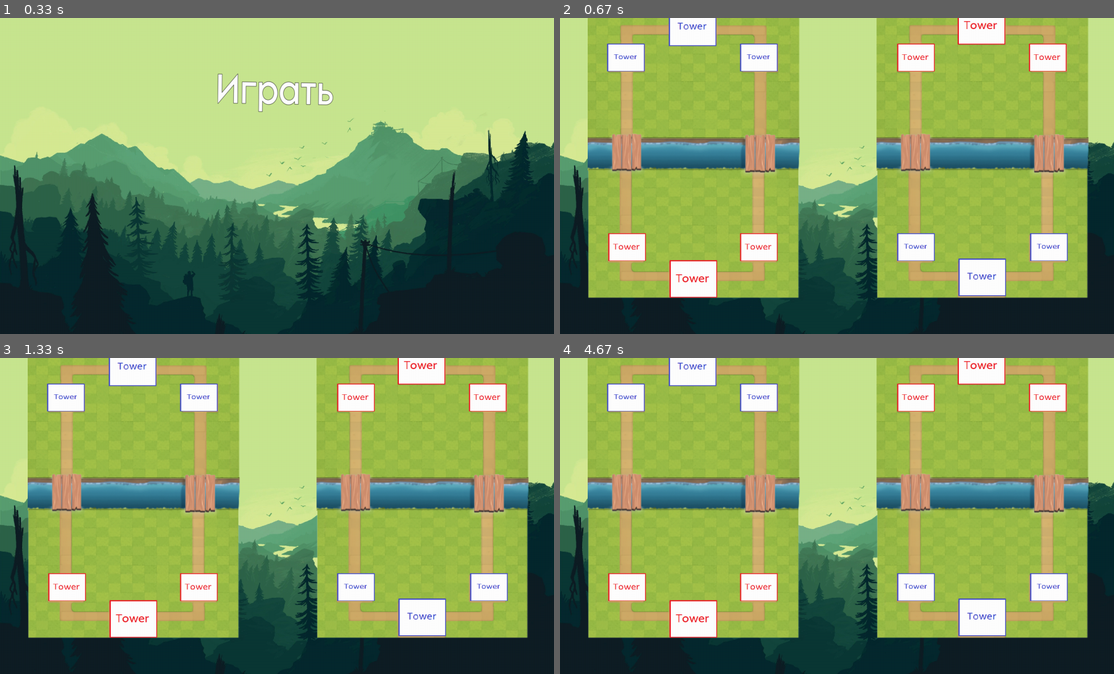
Above: before the commit, frames 1-4 (two rows, left to right).
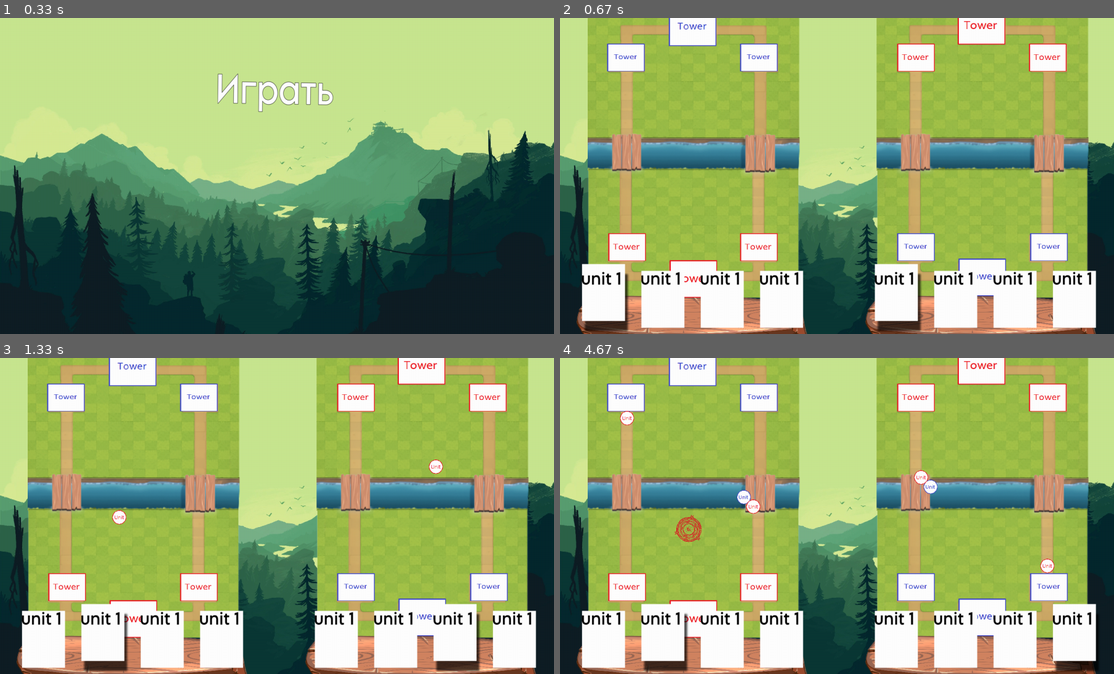
Above: after the commit, the same moments.

Repository: amenshekow/PygameProject
Game: pygame game, started from app.py
The game is run twice, just before and just after one commit, with the same random seed, the same clock (stepped at 60 frames per second) and the same inputs.
Inputs (mouse positions are in pixels of both pictures, inside the frame that each line leads up to):
- Up to frame 1 (0.33 s): no input
- Up to frame 2 (0.67 s): press the mouse at (837, 90) at 0.37 s; move the mouse to (770, 134) at 0.47 s; release the mouse at (704, 179) at 0.6 s
- Up to frame 3 (1.33 s): hold W 0.67-1.13 s; hold Right 0.67-1.13 s; move the mouse to (105, 468) at 0.7 s; hold E from 1.17 s (still down); hold Right from 1.17 s (still down); hold D from 1.17 s (still down); move the mouse to (481, 626) at 1.2 s
- Up to frame 4 (4.67 s): release E at 1.63 s; release Right at 1.63 s; release D at 1.63 s; hold Right 1.67-2.13 s; hold D 1.67-2.13 s; move the mouse to (848, 408) at 1.7 s; tap E at 1.82, 3.65 s; hold Up 2.17-2.47 s; hold W 2.17-2.47 s; move the mouse to (842, 550) at 2.2 s; hold Right Shift 2.5-2.97 s; hold Right 2.5-2.97 s; hold D 2.5-2.97 s; move the mouse to (1047, 636) at 2.53 s; hold Right 3-3.47 s; hold D 3-3.47 s; move the mouse to (748, 411) at 3.03 s; tap Right Ctrl at 3.07, 3.37, 3.57, 3.87, 4.13, 4.43, 4.57 s; hold Left 3.5-4.03 s; hold A 3.5-4.03 s; move the mouse to (626, 446) at 3.53 s; hold Left 4.07-4.47 s; hold A 4.07-4.47 s; move the mouse to (654, 547) at 4.1 s; tap Right Shift at 4.22 s; hold Up from 4.5 s (still down); hold W from 4.5 s (still down); move the mouse to (1030, 576) at 4.53 s

Frame 1 is identical in both runs. In frame 2, 15% of the frame differs, in the area x 3-97%, y 77-100%; in frame 3, 15%; in frame 4, 15%, in the area x 3-97%, y 16-100%.

Commit message:
Появление юнитов на поле

Diff:
--- a/app.py
+++ b/app.py
@@ -31,7 +31,7 @@
     return width - pos[0] + 2, height - pos[1] - 120
 
 
-#Задний фон игры
+# Задний фон игры
 class Back(pygame.sprite.Sprite):
     image = load_image("forest.jpg")
     image = pygame.transform.scale(image, (width, height))
@@ -43,12 +43,12 @@
         self.rect.y = 0
 
 
-#Класс поля игры
+# Класс поля игры
 class Field(pygame.sprite.Sprite):
     image = load_image("field1.png")
     image = pygame.transform.scale(image, (width // 2 - 160, (width // 2 - 160) * 2 - 100))
 
-    #Инициализация поля
+    # Инициализация поля
     def __init__(self, *group):
         super().__init__(*group)
         self.image = Field.image
@@ -56,6 +56,7 @@
         self.rect.x = 60
         self.rect.y = -160
         self.user = 1
+
 
     #Выбор поля игрока (user = 1 или 2)
     def number(self, user):
@@ -71,7 +72,19 @@
             raise Exception("Введен неверный номер игрового поля")
 
 
-#Класс надписей в главном меня
+class Deck(pygame.sprite.Sprite):
+    image = load_image("desk.png")
+    image = pygame.transform.scale(image, (width // 2 - 100, 150))
+    def __init__(self, pos, *group):
+        super().__init__(*group)
+        self.image = Deck.image
+        self.rect = self.image.get_rect()
+        self.rect.x = pos[0]
+        self.rect.y = pos[1]
+
+
+
+# Класс надписей в главном меня
 class Interactive(pygame.sprite.Sprite):
     #Инициализация класса, где title это название файла с изображением текста
     #Файлы должны быть в виде name.png и name1.png(name - обычный, name1 - при выборе)
@@ -92,12 +105,10 @@
         if args and args[0].type == pygame.MOUSEMOTION \
                 and self.rect.collidepoint(args[0].pos) and self.sost == 1:
             image = load_image(self.title + "1.png")
-            print(self.title + "1.png")
             self.image = image
             self.sost = 2
         if args and args[0].type == pygame.MOUSEMOTION \
                 and not self.rect.collidepoint(args[0].pos) and self.sost == 2:
-            print("bb")
             image = load_image(self.title + ".png")
             self.image = image
             self.sost = 1
@@ -108,8 +119,44 @@
             return True
 
 
+# класс карт внизу для выбора
+class Card(Interactive):
+    def __init__(self, title, coord, *group):
+        super().__init__(title, coord, *group)
+        self.sost = 0
+        self.pos = coord
+    def upd(self):
+        if self.sost == 0:
+            image = load_image(self.title + ".png")
+            self.image = image
+        else:
+            image = load_image(self.title + "1.png")
+            self.image = image
+
+    # value = 1, если карта выбрана игроком, 0 иначе
+    def new_value(self, value):
+        self.sost = value
+        self.upd()
+
+
+class Circl(pygame.sprite.Sprite):
+    image = load_image("circle.png")
+    image = pygame.transform.scale(image, (70, 70))
+    def __init__(self, coord, *group):
+        super().__init__(*group)
+        self.image = Circl.image
+        self.rect = self.image.get_rect()
+        self.rect.x = coord[0]
+        self.rect.y = coord[1]
+    def replace(self,coord):
+        self.rect.x = coord[0]
+        self.rect.y = coord[1]
+
+    def get_coord(self):
+        return (self.rect.x, self.rect.y)
+
+
 # Базовый класс для юнитов
-
 class Unit(pygame.sprite.Sprite):
     def __init__(self, size, pos, image_p, attack_r, visual_r, power, hp, speed, units_sprites, user):
         super().__init__(units_sprites)
@@ -256,22 +303,7 @@
         self.user = user
 
 
-#Класс доски на которой отоброжаются игровые юниты
-class Deck(pygame.sprite.Sprite):
-    def __init__(self, *group):
-        super().__init__(*group)
-        self.image = image = load_image("forest.jpg")
-        image = pygame.transform.scale(image, (width, height))
-        self.rect = self.image.get_rect()
-        self.rect.x = 60
-        self.rect.y = -150
-        self.user = 1
-
-
-
-
-
-#Главное меню игры
+# Главное меню игры
 def menu():
     all_sprites = pygame.sprite.Group()
     a = Back()
@@ -300,8 +332,10 @@
 def game():
     all_sprites = pygame.sprite.Group()
     units_sprites = pygame.sprite.Group()
-    a = Back()
-    all_sprites.add(a)
+    cards_sprites = pygame.sprite.Group()
+    circleses = pygame.sprite.Group() # Класс с кругами при выставлении юнита
+    back = Back()
+    all_sprites.add(back)
     user1 = Field()
     user2 = Field()
     user1.number(1)
@@ -310,45 +344,124 @@
     all_sprites.add(user1)
     all_sprites.add(user2)
 
+    all_sprites.add(Deck((30, 690)))
+    all_sprites.add(Deck((760, 690)))
+
     # Башни 1 поля (1 и 2 игрок)
-
     all_sprites.add(Tower((169, 580), units_sprites, 1))
     all_sprites.add(Tower((502, 580), units_sprites, 1))
     all_sprites.add(Tower((337, 660), units_sprites, 1, size=(120, 95)))
-
+    # Башни 2 поля (1 и 2 игрок)
     all_sprites.add(Tower((166, 100), units_sprites, 2, image_for_test='Test_tower_2.png'))
     all_sprites.add(Tower((502, 100), units_sprites, 2, image_for_test='Test_tower_2.png'))
     all_sprites.add(Tower((335, 23), units_sprites, 2, image_for_test='Test_tower_2.png', size=(120, 95)))
 
-    # Башни 2 поля (1 и 2 игрок)
-
+    # Карты первого игрока(управление WASD)
+    cards1 = [Card("card_unit", (-40, 545)), Card("card_unit", (110, 545)), Card("card_unit", (260, 545)), Card("card_unit", (410, 545))]
+    cards1[0].new_value(1)
+    for el in cards1:
+        cards_sprites.add(el)
+
+    # Карты второго игрока(управление стрелками)
+    cards2 = [Card("card_unit", (700, 545)), Card("card_unit", (850, 545)), Card("card_unit", (1000, 545)), Card("card_unit", (1150, 545))]
+    cards2[0].new_value(1)
+    for el in cards2:
+        cards_sprites.add(el)
+
+    # Счетчик выбраной карты у игрока 1 и игрока 2
+    card_number2 = 0
+    card_number1 = 0
+    #Состояние игрока(0 - выбор карты, 1 - выставление карты)
+    stage1 = 0
+    stage2 = 0
+    #УПРАВЛЕНИЕ В ИГРЕ НА WASD И СТРЕЛКИ. ПЕРЕМЕЩЕНИЕ МЕЖДУ КАРТАМИ ЭТО НАЖАНИЕ ВЛЕВО ВПРАВО, ВВЕРХ - ВЫБОР КАРТЫ. ОТМЕНА ДЕЙСТВИЯ Q ИЛИ ПРАВЫЙ КОНТРОЛ. ВЫСТАВЛЕНИЕ E ИЛИ ПРАВЫЙ ШИФТ
     running = True
     while running:
         for event in pygame.event.get():
             if event.type == pygame.QUIT:
                 running = False
-            if event.type == pygame.MOUSEBUTTONDOWN:
-                print(event.pos)
-                # Для тестов: ЛКМ - спавн юнита игрока 1, ПКМ - юнита игрока 2
-                # Создание сначала оригинального юнита, затем его клона на другом поле
-                if event.button == 1:
-                    all_sprites.add(Melee(event.pos, 1, 100, 10, 10, 2, units_sprites, 1))
-                elif event.button == 3:
-                    all_sprites.add(Melee(invert(event.pos), 1, 100, 10, 10, 2, units_sprites, 2, image_for_test='Test_unit_2.png'))
+
+            if event.type == pygame.KEYDOWN:
+                if stage1 == 0:
+                    if event.key == pygame.K_RIGHT:
+                        cards2[card_number2 % 4].new_value(0)
+                        card_number2 += 1
+                        cards2[card_number2 % 4].new_value(1)
+                    if event.key == pygame.K_LEFT:
+                        cards2[card_number2 % 4].new_value(0)
+                        card_number2 -= 1
+                        cards2[card_number2 % 4].new_value(1)
+                    if event.key == pygame.K_UP:
+                        stage1 = 1
+                        circle1 = Circl((1029, 464))
+                        circleses.add(circle1)
+
+                if stage2 == 0:
+                    if event.key == pygame.K_a:
+                        cards1[card_number1 % 4].new_value(0)
+                        card_number1 -= 1
+                        cards1[card_number1 % 4].new_value(1)
+                    if event.key == pygame.K_d:
+                        cards1[card_number1 % 4].new_value(0)
+                        card_number1 += 1
+                        cards1[card_number1 % 4].new_value(1)
+                    if event.key == pygame.K_w:
+                        stage2 = 1
+                        circle2 = Circl((288, 459))
+                        circleses.add(circle2)
+
+            if stage1 == 1:
+                keys = pygame.key.get_pressed()
+                if keys[pygame.K_LEFT]:
+                    pos = circle1.get_coord()
+                    circle1.replace((max(pos[0] - 7, 795), pos[1]))
+                if keys[pygame.K_RIGHT]:
+                    pos = circle1.get_coord()
+                    circle1.replace((min(pos[0] + 7, 1255), pos[1]))
+                if keys[pygame.K_UP]:
+                    pos = circle1.get_coord()
+                    circle1.replace((pos[0], max(pos[1] - 7, 379)))
+                if keys[pygame.K_DOWN]:
+                    pos = circle1.get_coord()
+                    circle1.replace((pos[0], min(pos[1] + 7, 650)))
+                if keys[pygame.K_RCTRL]:
+                    stage1 = 0
+                    circleses.remove(circle1)
+                if keys[pygame.K_RSHIFT]:
+                    stage1 = 0
+                    circleses.remove(circle1)
+                    pos = circle1.get_coord()
+                    all_sprites.add(Melee(invert((pos[0] + 25, pos[1] + 25)), 1, 100, 10, 10, 2, units_sprites, 2, image_for_test='Test_unit_2.png'))
+
+            if stage2 == 1:
+                keys = pygame.key.get_pressed()
+                if keys[pygame.K_a]:
+                    pos = circle2.get_coord()
+                    circle2.replace((max(pos[0] - 7, 72), pos[1]))
+                if keys[pygame.K_d]:
+                    pos = circle2.get_coord()
+                    circle2.replace((min(pos[0] + 7, 518), pos[1]))
+                if keys[pygame.K_w]:
+                    pos = circle2.get_coord()
+                    circle2.replace((pos[0], max(pos[1] - 7, 379)))
+                if keys[pygame.K_s]:
+                    pos = circle2.get_coord()
+                    circle2.replace((pos[0], min(pos[1] + 7, 630)))
+                if keys[pygame.K_q]:
+                    stage2 = 0
+                    circleses.remove(circle2)
+                if keys[pygame.K_e]:
+                    stage2 = 0
+                    circleses.remove(circle2)
+                    pos = circle2.get_coord()
+                    all_sprites.add(Melee((pos[0] + 25, pos[1] + 25), 1, 100, 10, 10, 2, units_sprites, 1))
+
         all_sprites.draw(screen)
         all_sprites.update()
+        circleses.draw(screen)
+        cards_sprites.draw(screen)
         pygame.display.flip()
         clock.tick(60)
-
-
-
-
-
-
-
-
-
-
 
 
 if __name__ == '__main__':
Binary file added: data/card_unit.png
Binary file added: data/card_unit1.png
Binary file added: data/circle.png
Binary file added: data/desk.png
